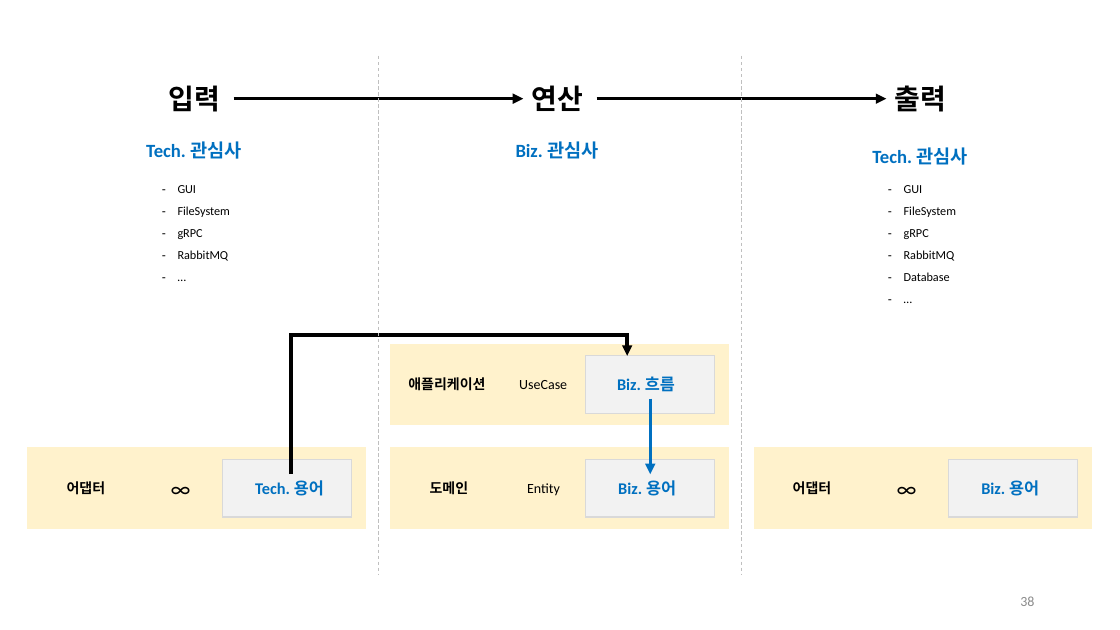
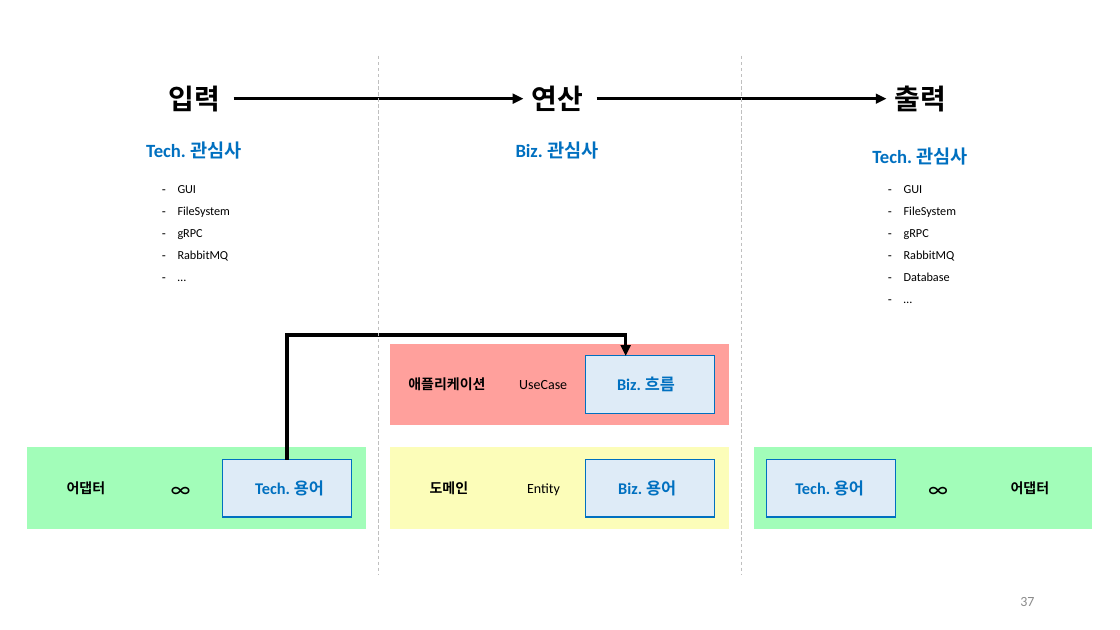
Before and after one commit to hhko/ArchDdd, a slide deck: slide 37 of README.pptx (slide 38 before the commit). Drawn at 1120x630 pixels with LibreOffice and Linux fonts; fonts in the diff are those of the drawing. Boxes give left, top, right and bottom in pixels: in the first picture for what was removed or moved away, otherwise in the second. Text is boxed around its words. In the diff, an @@ line names an element or a change of style, - is before the commit and + after.

```diff
--- a/README.pptx
+++ b/README.pptx
@@ elbow arrow moved from (292, 474) - (628, 356) to (287, 460) - (626, 356) @@
@@ rectangle at bbox=[392, 344, 729, 425]: fill #FFF2CC to #FFA09C; outline #FFF2CC 1 pt to #FFA09C 1 pt @@
@@ arrow removed from (650, 399) to (650, 474) @@
@@ rectangle at bbox=[28, 448, 365, 528]: fill #FFF2CC to #A2FDB9; outline #FFF2CC 1 pt to #A2FDB9 1 pt @@
@@ rectangle at bbox=[392, 448, 729, 528]: fill #FFF2CC to #FCFDB9; outline #FFF2CC 1 pt to #FCFDB9 1 pt @@
@@ rectangle at bbox=[755, 448, 1092, 528]: fill #FFF2CC to #A2FDB9; outline #FFF2CC 1 pt to #A2FDB9 1 pt @@
@@ fill #F2F2F2 to #DEEBF7; outline #D9D9D9 1 pt to #0070C0 1 pt in 4 elements at bbox=[586, 460, 715, 517], bbox=[586, 356, 715, 413], bbox=[223, 460, 352, 517], bbox=[767, 460, 897, 517] @@
@@ rectangle: place and size @@
-rectangle at bbox=[949, 460, 1079, 517]
+rectangle at bbox=[767, 460, 897, 517]
@@ text "∞": place and size @@
-text "∞" at bbox=[889, 470, 926, 507]
+text "∞" at bbox=[920, 470, 957, 507]
@@ text "어댑터": place and size @@
-text "어댑터" at bbox=[793, 481, 832, 495]
+text "어댑터" at bbox=[1011, 481, 1050, 495]
@@ text at bbox=[795, 480, 864, 496]: text changed @@
-Biz. 용어
+Tech. 용어
@@ page number at bbox=[1020, 597, 1034, 606]: text changed @@
-38
+37
```
Also in this commit, not shown: 22 other slides changed, 5 slides added, 20 other files.
